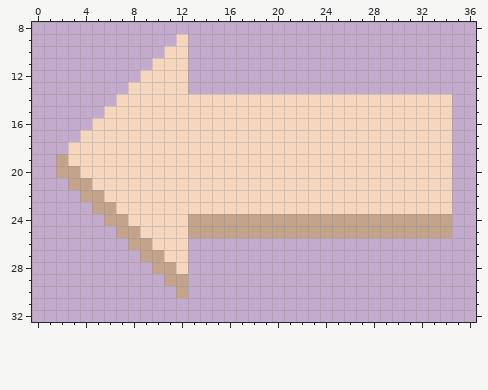
Two versions of one pixel-art sprite, public/img/return-x40.png. That is the earlier state.
The file is 40x40 pixels. Shown: x 0..36, y 8..32.
Once edited:
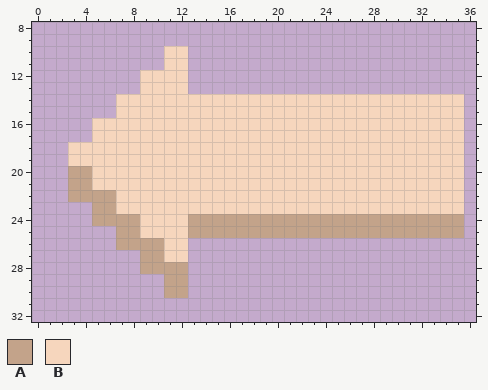
Palette (. is transparent): A #c3a38a  B #f6d6bd
From old to new:
y 9: x 12 B -> .
y 11: x 10 B -> .
y 13: x 8 B -> .
y 14: x 35 . -> B
y 15: x 6 B -> .; x 35 . -> B
y 16: x 35 . -> B
y 17: x 4 B -> .; x 35 . -> B
y 18: x 35 . -> B
y 19: x 2 A -> .; x 35 . -> B
y 20: x 2 A -> .; x 4 B -> A; x 35 . -> B
y 21: x 35 . -> B
y 22: x 3 . -> A; x 6 B -> A; x 35 . -> B
y 23: x 35 . -> B
y 24: x 5 . -> A; x 8 B -> A; x 35 . -> A
y 25: x 35 . -> A
y 26: x 7 . -> A; x 10 B -> A
y 28: x 9 . -> A; x 12 B -> A
y 30: x 11 . -> A
Where, in picture pixels (left, top, right, bottom), the same in both pictures:
changed: (56, 34, 188, 298)
added: (452, 94, 464, 238)
